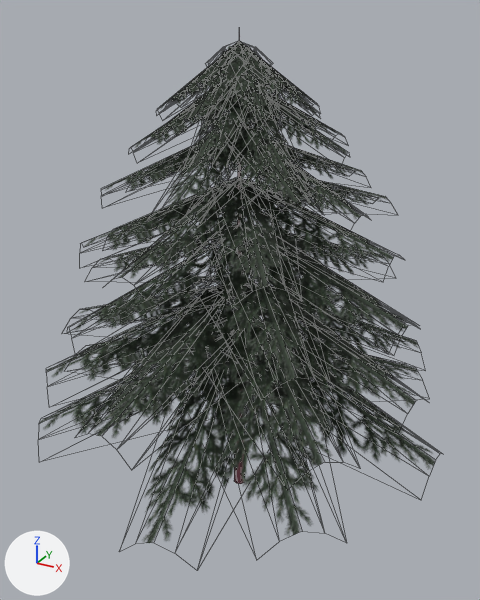
Before and after pictures for a commit that changed the glTF model scenery/models/treepine.glb.
Camera for both pictures: a 50 mm camera at (10.77, -19.55, 17.94) aimed at (0.08, -0.11, 8.22). Every picture has the same lights, and +X, +Y and +Z are marked at lower left. Mesh edges are drawn as thin lines. Where no turn or scale is listed for an object, it has been applied to the vertices. Vertices at the same position are counted once.

In view in the first picture: 'Branch'.
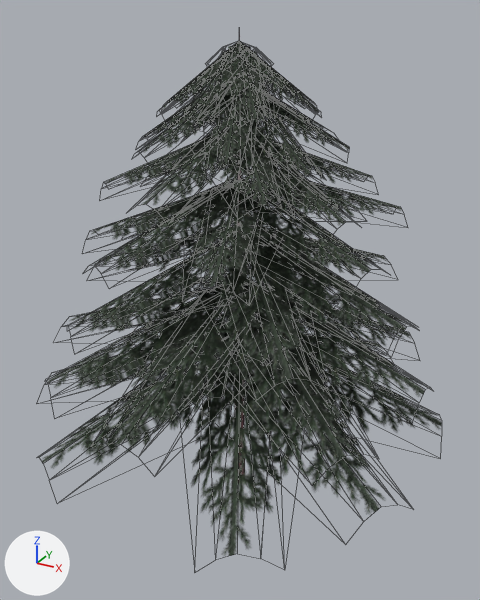
Where the change shows, as pixel boxes (x1, y1, x2, y2) in the pictures (480 x 600 px; the box of a moved part takes in the faces that stretch with it):
'Branch', reshaped, turned
    before: (39, 41, 435, 543)
    after: (42, 41, 442, 556)
part 1 of me_grid, moved or reshaped
    before: (182, 276, 257, 299)
    after: (167, 276, 254, 301)
part 2 of me_grid, moved or reshaped
    before: (80, 285, 231, 329)
    after: (69, 285, 230, 334)
part 3 of me_grid, moved or reshaped
    before: (46, 287, 226, 381)
    after: (47, 290, 230, 389)
part 4 of me_grid, moved or reshaped
    before: (95, 285, 252, 438)
    after: (112, 285, 258, 446)
part 5 of me_grid, moved or reshaped
    before: (216, 286, 332, 466)
    after: (221, 285, 352, 460)
part 6 of me_grid, moved or reshaped
    before: (230, 282, 416, 407)
    after: (235, 277, 425, 396)
part 7 of me_grid, moved or reshaped
    before: (257, 284, 418, 356)
    after: (246, 283, 411, 346)
part 8 of me_grid, moved or reshaped
    before: (100, 225, 237, 272)
    after: (102, 228, 224, 272)
part 9 of me_grid, moved or reshaped
    before: (70, 240, 240, 330)
    after: (69, 233, 236, 329)
part 10 of me_grid, moved or reshaped
    before: (243, 241, 408, 331)
    after: (241, 241, 406, 333)
part 11 of me_grid, moved or reshaped
    before: (213, 225, 308, 381)
    after: (215, 225, 306, 381)
part 12 of me_grid, moved or reshaped
    before: (235, 228, 404, 329)
    after: (234, 232, 402, 331)
part 13 of me_grid, moved or reshaped
    before: (255, 225, 385, 274)
    after: (252, 226, 387, 275)
part 14 of me_grid, moved or reshaped
    before: (229, 179, 324, 209)
    after: (241, 178, 352, 213)
part 15 of me_grid, moved or reshaped (not visible afterwards)
    before: (190, 184, 255, 210)
part 16 of me_grid, moved or reshaped
    before: (115, 177, 244, 237)
    after: (150, 177, 238, 227)
part 17 of me_grid, moved or reshaped
    before: (85, 182, 234, 250)
    after: (91, 183, 231, 240)
part 18 of me_grid, moved or reshaped
    before: (119, 180, 254, 278)
    after: (92, 180, 244, 267)
part 19 of me_grid, moved or reshaped
    before: (211, 179, 289, 288)
    after: (187, 179, 272, 288)
part 20 of me_grid, moved or reshaped
    before: (244, 182, 393, 261)
    after: (238, 183, 371, 274)
part 21 of me_grid, moved or reshaped
    before: (255, 170, 387, 208)
    after: (249, 168, 402, 217)
part 22 of me_grid, moved or reshaped
    before: (102, 41, 363, 219)
    after: (103, 41, 373, 226)

The change, as a diff of the scene's bpy script:
```diff
--- a/scenery/models/treepine.glb.py
+++ b/scenery/models/treepine.glb.py
@@ me_grid @@
 me_grid.from_pydata(...)  # 609 vertices, 560 faces; spans x -7.9..7.6, y -7.4..7.8, z -4.5..10.1
 # used by ob_branch; location = (0.0, 0.0, 6.87); rotation_euler = (-0.0427, -0.000797, -0.0176), in degrees (-2.4, 0, -1)
+# me_grid part 1: the loose piece of 11 vertices spanning x -6.2..1.5, y -1.9..5.5, z -0.9..2.3 is turned -12.5 degrees about the z axis through the mesh origin
+# me_grid part 2: the loose piece of 11 vertices spanning x -7.3..0.2, y -2.5..2.3, z -1.0..2.0 is turned -12.5 degrees about the z axis through the mesh origin
+# me_grid part 3: the loose piece of 11 vertices spanning x -5.9..1.7, y -5.7..1.7, z -1.6..1.9 is turned -12.5 degrees about the z axis through the mesh origin
+# me_grid part 4: the loose piece of 11 vertices spanning x -2.5..2.3, y -7.0..0.2, z -1.7..2.1 is turned -12.5 degrees about the z axis through the mesh origin
+# me_grid part 5: the loose piece of 11 vertices spanning x -1.5..6.1, y -5.1..1.9, z -2.0..2.0 is turned -12.5 degrees about the z axis through the mesh origin
+# me_grid part 6: the loose piece of 11 vertices spanning x -0.3..7.2, y -2.5..2.3, z -1.0..2.3 is turned -12.5 degrees about the z axis through the mesh origin
+# me_grid part 7: the loose piece of 11 vertices spanning x -1.5..6.3, y -2.0..5.1, z -1.3..2.2 is turned -12.5 degrees about the z axis through the mesh origin
+# me_grid part 8: the loose piece of 11 vertices spanning x -6.3..0.1, y -2.2..2.0, z 1.2..4.2 is turned -20.1 degrees about the z axis through the mesh origin
+# me_grid part 9: the loose piece of 11 vertices spanning x -4.5..1.8, y -5.6..1.2, z 0.5..3.9 is turned -20.1 degrees about the z axis through the mesh origin
+# me_grid part 10: the loose piece of 11 vertices spanning x -0.1..6.5, y -2.2..2.0, z 1.4..4.0 is turned -20.1 degrees about the z axis through the mesh origin
+# me_grid part 11: the loose piece of 11 vertices spanning x -1.5..5.1, y -5.0..1.5, z 0.6..4.2 is turned -20.1 degrees about the z axis through the mesh origin
+# me_grid part 12: the loose piece of 11 vertices spanning x -0.2..6.5, y -2.1..2.1, z 1.5..4.2 is turned -20.1 degrees about the z axis through the mesh origin
+# me_grid part 13: the loose piece of 11 vertices spanning x -1.8..4.4, y -1.3..5.8, z 1.6..4.3 is turned -20.1 degrees about the z axis through the mesh origin
+# me_grid part 14: the loose piece of 11 vertices spanning x -1.8..1.9, y -0.3..5.5, z 3.6..5.8 is turned -33.7 degrees about the z axis through its middle, then moved by (1.5, -0.5, 0.0)
+# me_grid part 15: the loose piece of 11 vertices spanning x -4.8..1.2, y -1.7..3.9, z 3.0..5.7 is turned -33.7 degrees about the z axis through its middle, then moved by (1.0, 0.8, 0.0)
+# me_grid part 16: the loose piece of 11 vertices spanning x -5.3..0.4, y -1.9..1.7, z 2.7..5.9 is turned -33.7 degrees about the z axis through its middle, then moved by (0.5, 1.4, 0.1)
+# me_grid part 17: the loose piece of 11 vertices spanning x -5.0..1.1, y -4.1..1.3, z 3.0..5.7 is turned -33.7 degrees about the z axis through its middle, then moved by (-0.4, 1.3, 0.1)
+# me_grid part 18: the loose piece of 11 vertices spanning x -1.8..1.9, y -5.8..0.0, z 3.1..5.8 is turned -33.7 degrees about the z axis through its middle, then moved by (-1.5, 0.4, 0.0)
+# me_grid part 19: the loose piece of 11 vertices spanning x -1.4..4.2, y -5.2..0.9, z 3.4..5.8 is turned -33.7 degrees about the z axis through its middle, then moved by (-1.3, -0.4, 0.0)
+# me_grid part 20: the loose piece of 11 vertices spanning x 0.0..5.7, y -2.0..1.7, z 3.4..5.7 is turned -33.7 degrees about the z axis through its middle, then moved by (-0.4, -1.6, -0.1)
+# me_grid part 21: the loose piece of 11 vertices spanning x -1.3..4.5, y -1.4..4.6, z 4.4..6.4 is multiplied about the mesh origin by the matrix ((0.832, 0.555, 0.024), (-0.555, 0.832, -0.007), (-0.024, -0.008, 1.0))
+# me_grid part 22: 232 of 609 vertices moved; they spanned x -4.5..4.6, y -4.9..4.2, z 4.7..10.0 and now span x -4.7..4.7, y -5.0..4.3, z 4.6..10.0; mean shift (0.0, 0.0, 0.0); largest move (3.2, -3.9, 5.6) -> (0.9, -5.0, 5.6)
 me_grid.materials.append(mat_mat_branch)
@@ ob_branch @@
 ob_branch.location = (0.0, 0.0, 6.87)
-ob_branch.rotation_euler = (-0.0427, -0.000797, -0.0176)  # degrees (-2.4, 0, -1)
+ob_branch.rotation_euler = (-0.0427, -0.000797, 0.312)  # degrees (-2.4, 0, 18)
```
